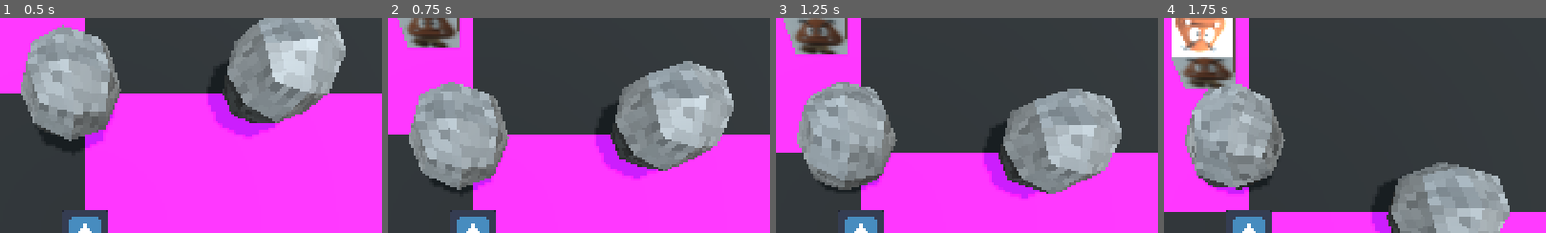
Above: before the commit, frames 1-4 (left to right).
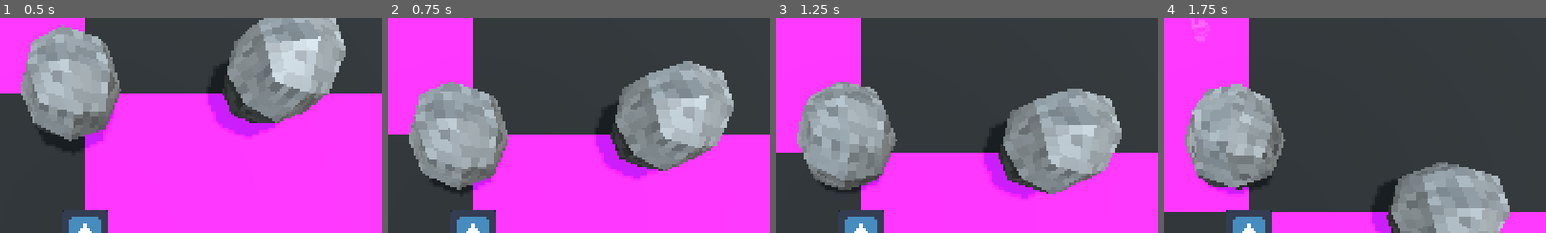
Above: after the commit, the same moments.

Repository: GammaRayTea/project-3-primordial-mass
Game: Godot game, scene res://main.tscn
Two runs of this game, one before a commit and one after it. Both use one fixed random seed, a clock stepped at 60 frames per second and the inputs below. The engine's default icon, where the game draws it, is replaced by a stand-in: a white triangle on a blue panel in a dark square.
Inputs:
- Up to frame 1 (0.5 s): no input
- Up to frame 2 (0.75 s): tap Enter at 0.5 s; hold W (move_up) from 0.53 s (still down); tap E (interact) at 0.6 s
- Up to frame 3 (1.25 s): keep holding W (move_up)
- Up to frame 4 (1.75 s): keep holding W (move_up); tap E (interact) at 1.35 s
The pictures show only the part of the screen within x 39-89%, y 0-50%; the shares and areas given below are measured in that part.

Frame 1 is identical in both runs. In frame 2, 2.1% of the frame differs, in the area x 2-19%, y 0-14%; in frame 3, 2.6%; in frame 4, 5.2%, in the area x 2-19%, y 0-33%.

Commit message:
Added animated sprite and motus shader
An animatedsprite3D with a test animation, the motus shader and a script on the animatedsprite3D for the shader to work.

Diff:
--- /dev/null
+++ b/game/enemies/test_enemy/animated_sprite_3d.gd
@@ -0,0 +1,14 @@
+extends AnimatedSprite3D
+
+@onready var camera = get_viewport().get_camera_3d()
+
+func _ready() -> void:
+	frame_changed.connect(_update_shader_texture)
+	animation_changed.connect(_update_shader_texture)
+	play("default")
+	_update_shader_texture()
+
+func _update_shader_texture() -> void:
+	var tex := sprite_frames.get_frame_texture(animation, frame)
+	if material_override is ShaderMaterial:
+		material_override.set_shader_parameter("sprite_texture", tex)
--- /dev/null
+++ b/game/enemies/test_enemy/motus_shader.gdshader
@@ -0,0 +1,31 @@
+shader_type spatial;
+render_mode unshaded;
+
+uniform sampler2D original_texture: source_color, filter_nearest;
+uniform sampler2D screen_texture: hint_screen_texture, filter_linear;
+uniform float pixel_noise_size: hint_range(0.0, 256.0, 1.0) = 64.0;
+uniform float speed: hint_range(0.0, 1.0, 0.00001) = 0.00005;
+uniform bool moving = true;
+uniform float pixel_brightness_shift: hint_range(0.0, 5.0, 0.1) = 1.0;
+
+float hash(vec2 _input) {
+	_input = fract(_input * vec2(24.33, 143.23));
+	_input += (_input * (_input + 34.32));
+	float hash = fract(_input.x * _input.y);
+	return hash;
+}
+
+void fragment() {
+	if(moving == true){
+		vec2 uv_grid = floor(UV * pixel_noise_size) / pixel_noise_size;
+		float n = hash(uv_grid + vec2(TIME * speed, 0.0));
+
+		vec4 passthrough = texture(screen_texture, SCREEN_UV);
+		ALBEDO = passthrough.rgb * (n + pixel_brightness_shift);
+		vec4 tex_color = texture(original_texture, UV);
+		ALPHA = tex_color.a;
+	}
+	else{
+		ALPHA = 0.0;
+	}
+}
--- a/game/enemies/test_enemy/test_enemy.tscn
+++ b/game/enemies/test_enemy/test_enemy.tscn
@@ -5,6 +5,9 @@
 [ext_resource type="Script" uid="uid://b3xlgw8t463kt" path="res://game/enemies/test_enemy/test_enemy.gd" id="2_v0kwb"]
 [ext_resource type="Script" uid="uid://cv8ndqtg5slh6" path="res://game/state_machine/states/wait.gd" id="3_7ldnf"]
 [ext_resource type="Texture2D" uid="uid://cocr5d27l2mx3" path="res://assets/enemies/test_enemy/657-6574748_mario-goomba-clipart-mario-bros-2372846964.jpg" id="3_oqc07"]
+[ext_resource type="Shader" uid="uid://b26o8m50binck" path="res://game/enemies/test_enemy/motus_shader.gdshader" id="6_khxmr"]
+[ext_resource type="Texture2D" uid="uid://ciyisny53odwq" path="res://assets/enemies/test_enemy/001galv.png" id="7_egj00"]
+[ext_resource type="Script" uid="uid://jsqlujmfilpn" path="res://game/enemies/test_enemy/animated_sprite_3d.gd" id="8_egj00"]
 
 [sub_resource type="BoxShape3D" id="BoxShape3D_7ldnf"]
 
@@ -14,6 +17,97 @@
 
 [sub_resource type="BoxMesh" id="BoxMesh_kpvxy"]
 material = SubResource("StandardMaterial3D_kpvxy")
+
+[sub_resource type="AtlasTexture" id="AtlasTexture_mj1cw"]
+atlas = ExtResource("7_egj00")
+region = Rect2(0, 0, 66, 82)
+
+[sub_resource type="AtlasTexture" id="AtlasTexture_aq8kb"]
+atlas = ExtResource("7_egj00")
+region = Rect2(66, 0, 66, 82)
+
+[sub_resource type="AtlasTexture" id="AtlasTexture_d2rij"]
+atlas = ExtResource("7_egj00")
+region = Rect2(132, 0, 66, 82)
+
+[sub_resource type="AtlasTexture" id="AtlasTexture_doi5e"]
+atlas = ExtResource("7_egj00")
+region = Rect2(198, 0, 66, 82)
+
+[sub_resource type="AtlasTexture" id="AtlasTexture_iq368"]
+atlas = ExtResource("7_egj00")
+region = Rect2(264, 0, 66, 82)
+
+[sub_resource type="AtlasTexture" id="AtlasTexture_6ig5i"]
+atlas = ExtResource("7_egj00")
+region = Rect2(330, 0, 66, 82)
+
+[sub_resource type="AtlasTexture" id="AtlasTexture_wjayv"]
+atlas = ExtResource("7_egj00")
+region = Rect2(396, 0, 66, 82)
+
+[sub_resource type="AtlasTexture" id="AtlasTexture_27jc1"]
+atlas = ExtResource("7_egj00")
+region = Rect2(462, 0, 66, 82)
+
+[sub_resource type="AnimatedTexture" id="AnimatedTexture_u5g3o"]
+frames = 8
+frame_0/texture = SubResource("AtlasTexture_mj1cw")
+frame_1/texture = SubResource("AtlasTexture_aq8kb")
+frame_1/duration = 1.0
+frame_2/texture = SubResource("AtlasTexture_d2rij")
+frame_2/duration = 1.0
+frame_3/texture = SubResource("AtlasTexture_doi5e")
+frame_3/duration = 1.0
+frame_4/texture = SubResource("AtlasTexture_iq368")
+frame_4/duration = 1.0
+frame_5/texture = SubResource("AtlasTexture_6ig5i")
+frame_5/duration = 1.0
+frame_6/texture = SubResource("AtlasTexture_wjayv")
+frame_6/duration = 1.0
+frame_7/texture = SubResource("AtlasTexture_27jc1")
+frame_7/duration = 1.0
+
+[sub_resource type="ShaderMaterial" id="ShaderMaterial_hae4w"]
+render_priority = 0
+shader = ExtResource("6_khxmr")
+shader_parameter/original_texture = SubResource("AnimatedTexture_u5g3o")
+shader_parameter/pixel_noise_size = 64.0
+shader_parameter/speed = 5e-05
+shader_parameter/moving = true
+shader_parameter/pixel_brightness_shift = 1.0
+
+[sub_resource type="SpriteFrames" id="SpriteFrames_bbr86"]
+animations = [{
+"frames": [{
+"duration": 1.0,
+"texture": SubResource("AtlasTexture_mj1cw")
+}, {
+"duration": 1.0,
+"texture": SubResource("AtlasTexture_aq8kb")
+}, {
+"duration": 1.0,
+"texture": SubResource("AtlasTexture_d2rij")
+}, {
+"duration": 1.0,
+"texture": SubResource("AtlasTexture_doi5e")
+}, {
+"duration": 1.0,
+"texture": SubResource("AtlasTexture_iq368")
+}, {
+"duration": 1.0,
+"texture": SubResource("AtlasTexture_6ig5i")
+}, {
+"duration": 1.0,
+"texture": SubResource("AtlasTexture_wjayv")
+}, {
+"duration": 1.0,
+"texture": SubResource("AtlasTexture_27jc1")
+}],
+"loop": 1,
+"name": &"default",
+"speed": 8.0
+}]
 
 [node name="TestEnemy" unique_id=2048773448 instance=ExtResource("1_d0a55")]
 script = ExtResource("2_v0kwb")
@@ -35,7 +129,16 @@
 next_state = NodePath("../WaitState")
 
 [node name="MeshInstance3D" type="MeshInstance3D" parent="Visuals" parent_id_path=PackedInt32Array(33426455) index="0" unique_id=491776649]
+visible = false
 mesh = SubResource("BoxMesh_kpvxy")
+
+[node name="AnimatedSprite3D" type="AnimatedSprite3D" parent="Visuals" parent_id_path=PackedInt32Array(33426455) index="1" unique_id=1618597645]
+transform = Transform3D(1, 0, 0, 0, -4.371139e-08, 1, 0, -1, -4.371139e-08, 0, 0.6495839, 0)
+material_override = SubResource("ShaderMaterial_hae4w")
+alpha_cut = 1
+sprite_frames = SubResource("SpriteFrames_bbr86")
+frame_progress = 0.038309667
+script = ExtResource("8_egj00")
 
 [node name="HitBox" parent="." index="5" unique_id=565674913]
 collision_mask = 6
Not shown, added: game/enemies/test_enemy/animated_sprite_3d.gd.uid
Not shown, added: game/enemies/test_enemy/motus_shader.gdshader.uid
